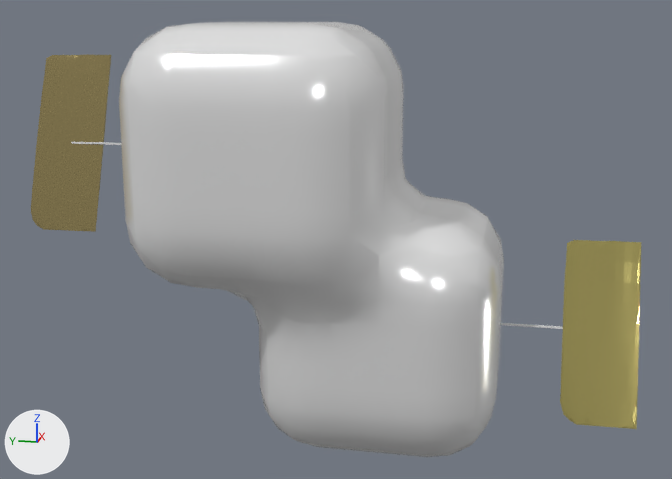
An edit to the glTF model docs/satellites/satellite13.glb, drawn before and after from the same camera.
Both versions are drawn from a 50 mm camera at (-10.04, -1.44, 3.41) aimed at (-0.22, 0.53, 0.95). The lights are fixed; the arrows at lower left show +X, +Y and +Z. Where no turn or scale is listed for an object, it has been applied to the vertices.
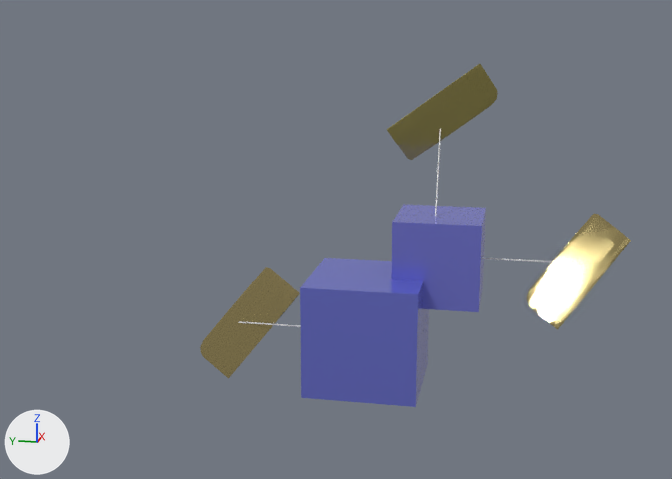
What changed in the scene script:
```text
Add mat_material_005:
    mat_material_005 = principled_material('Material.005')
    mat_material_005.base_color = (0.398, 0.32, 0.136)  # yellow #a99967
    mat_material_005.metallic = 0.807
    mat_material_005.roughness = 0.113
Add mat_material_004:
    mat_material_004 = principled_material('Material.004')
    mat_material_004.base_color = (0.221, 0.234, 0.8)  # blue #8185e7
    mat_material_004.metallic = 0.541
    mat_material_004.roughness = 0.235
Add mat_material:
    mat_material = principled_material('Material')
    mat_material.base_color = (0.2, 0.225, 0.8)  # blue #7c82e7
    mat_material.metallic = 0.552
    mat_material.roughness = 0.18
Add me_cube_007:
    me_cube_007.from_pydata(...)  # 488 vertices, 972 faces; spans x -0.24..0.235, y -0.577..0.519, z -0.62..0.596
    me_cube_007.materials.append(mat_material_005)  # yellow #a99967
Add me_cube_006:
    me_cube_006.from_pydata([(0.272, 0.016, 0.575), (-0.28, 0.0, -0.572), (-0.283, -0.012, -0.57), (0.269, 0.003, 0.577), (-0.272, -0.016, -0.575), (0.28, 0.0, 0.572), (-0.269, -0.003, -0.577), (0.283, 0.012, 0.57)], [], [(0, 1, 2), (0, 2, 3), (3, 2, 4), (3, 4, 5), (5, 4, 6), (5, 6, 7), (7, 6, 1), (7, 1, 0), (3, 5, 7), (3, 7, 0), (4, 2, 1), (4, 1, 6)])
Add me_cube_004:
    me_cube_004.from_pydata(...)  # a box spanning x -0.485..0.485, y -0.485..0.485, z -0.485..0.485
    me_cube_004.materials.append(mat_material_004)  # blue #8185e7
Add me_cube:
    me_cube.from_pydata(...)  # a box spanning x -0.636..0.636, y -0.636..0.636, z -0.636..0.636
    me_cube.materials.append(mat_material)  # blue #7c82e7
Change ob_cube:
    ob_cube.location: (-0.42, 2.5, 1.98) -> (-0.25, 1.03, -0.07)
    ob_cube.scale: (0.01, 0.01, 1.0) -> (0.00636, 0.00636, 0.636)
Change ob_cube_001:
    ob_cube_001.location: (-0.06, -1.35, 0.04) -> (0.19, -1.42, 0.72)
    ob_cube_001.scale: (0.01, 0.01, 1.0) -> (0.00636, 0.00636, 0.636)
Change ob_cube_002:
    ob_cube_002.location: (-0.07, -2.37, 0.02) -> (0.66, -0.56, 2.27)
    ob_cube_002.rotation_euler: (-0.00652, 0.353, 0.00336) -> (-2.217, -0.242, 0.353)  # degrees (-0.4, 20, 0.2) -> degrees (-127, -14, 20)
    ob_cube_002.scale: (0.01, 0.4, 1.0) -> (0.00636, 0.255, 0.636)
Change ob_cube_003:
    ob_cube_003.location: (-0.41, 3.53, 1.98) -> (-0.22, 1.56, -0.07)
    ob_cube_003.rotation_euler: (-0.00652, 0.353, 0.00336) -> (0.689, 0.321, 0.166)  # degrees (-0.4, 20, 0.2) -> degrees (39, 18, 9.5)
    ob_cube_003.scale: (0.01, 0.4, 1.0) -> (0.00636, 0.255, 0.636)
Remove ob_mball_002:
    ob_mball_002 = bpy.data.objects.new('Mball.002', me_mesh)
    ob_mball_002.location = (0.0, 0.0, 0.0)
Add ob_cube_007:
    ob_cube_007 = bpy.data.objects.new('Cube.007', me_cube_007)
    ob_cube_007.location = (0.16, -2.08, 0.64)
Add ob_cube_006:
    ob_cube_006 = bpy.data.objects.new('Cube.006', me_cube_006)
    ob_cube_006.location = (0.42, -0.52, 1.54)
Add ob_cube_005:
    ob_cube_005 = bpy.data.objects.new('Cube.005', me_cube_004)
    ob_cube_005.location = (0.33, -0.57, 0.68)
Add ob_cube_004:
    ob_cube_004 = bpy.data.objects.new('Cube.004', me_cube)
    ob_cube_004.location = (-0.03, 0.2, -0.12)
```

Changed parts and their boxes [x1, y1, x2, y2] in the pictures (672 x 479 px):
'Mball.002', deleted: before [119, 22, 504, 457]
'Cube.002', moved, turned, rescaled: before [560, 240, 641, 429]; after [386, 64, 498, 160]
'Cube.004', added (blue): after [300, 258, 429, 407]
'Cube.003', moved, turned, rescaled: before [31, 54, 112, 232]; after [200, 267, 300, 379]
'Cube.005', added (blue): after [391, 205, 486, 312]
'Cube.007', added: after [527, 213, 631, 330]
'Cube.001', moved, rescaled: before [500, 323, 563, 329]; after [482, 258, 553, 262]
'Cube', moved, rescaled: before [71, 142, 121, 145]; after [238, 321, 301, 327]
